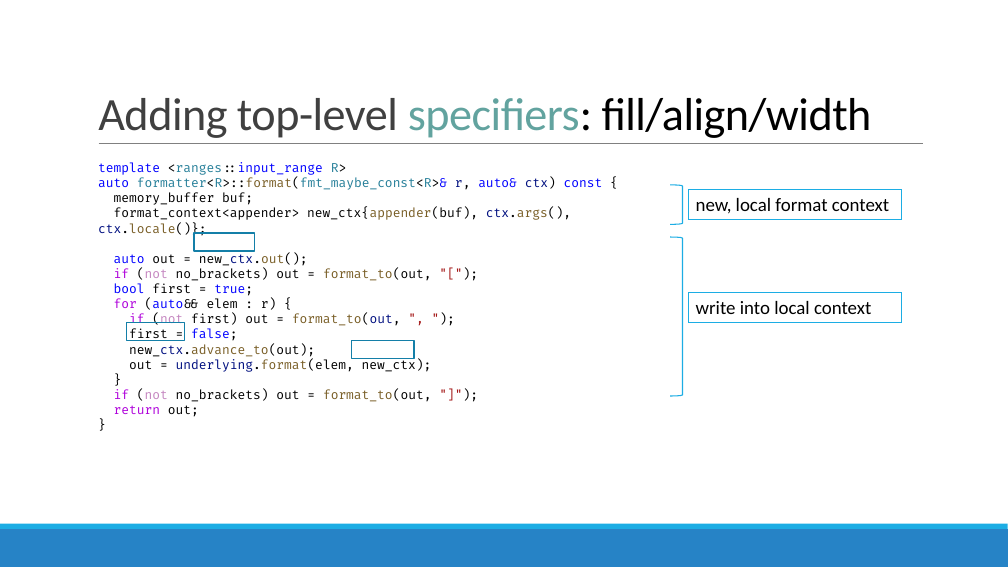
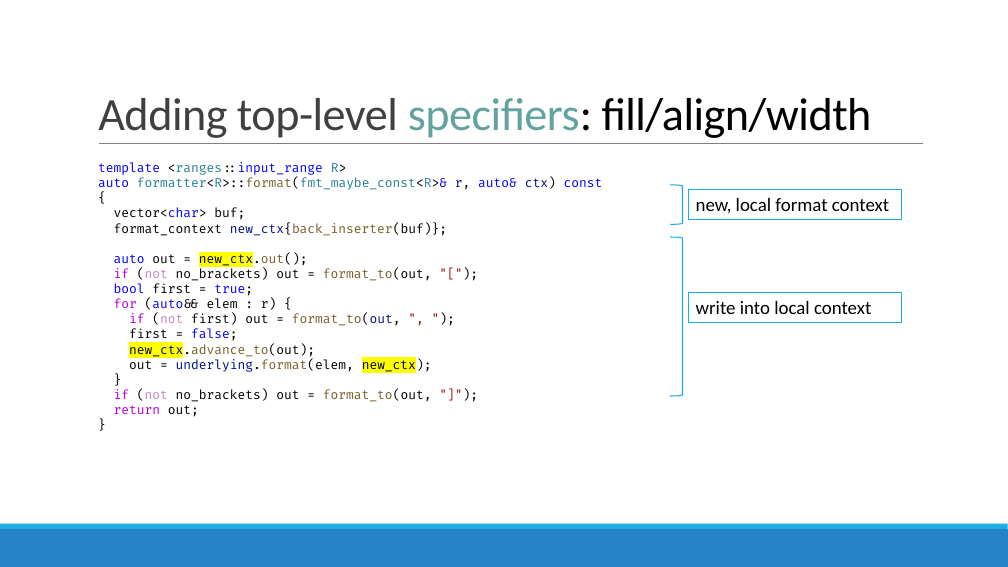
Before and after one commit to brevzin/cpp_proposals, a slide deck: slide 129 of talks/202209_cppcon/The Surprising Complexity of Formatting Ranges.pptx (slide 113 before the commit). Drawn at 1008x567 pixels with LibreOffice and Linux fonts; fonts in the diff are those of the drawing. Boxes give left, top, right and bottom in pixels: in the first picture for what was removed or moved away, otherwise in the second. Text is boxed around its words. In the diff, an @@ line names an element or a change of style, - is before the commit and + after.

```diff
--- a/talks/202209_cppcon/The Surprising Complexity of Formatting Ranges.pptx
+++ b/talks/202209_cppcon/The Surprising Complexity of Formatting Ranges.pptx
@@ text at <box>114,207,447,236</box>: text changed @@
-memory_buffer buf;
-format_context<appender> new_ctx{appender(buf), ctx.args(), ctx.locale()};
+vector<char> buf;
+format_context new_ctx{back_inserter(buf)};
@@ rectangle removed at <box>194,233,255,251</box> @@
@@ text at <box>114,253,432,373</box>: highlight none to #FFFF00 in "new_ctx.out();", "new_ctx.advance_to(out);", "new_ctx);" @@
@@ rectangle removed at <box>126,323,185,341</box> @@
@@ rectangle removed at <box>352,341,414,359</box> @@
```
Also in this commit, not shown: 59 other slides changed, 38 slides added, 11 slides removed.
